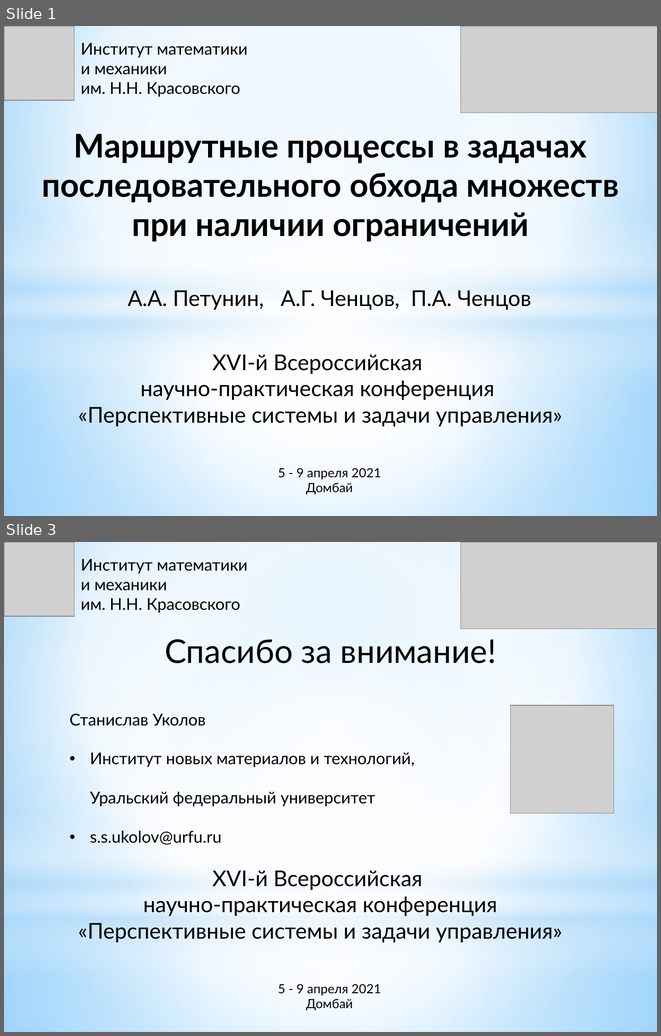
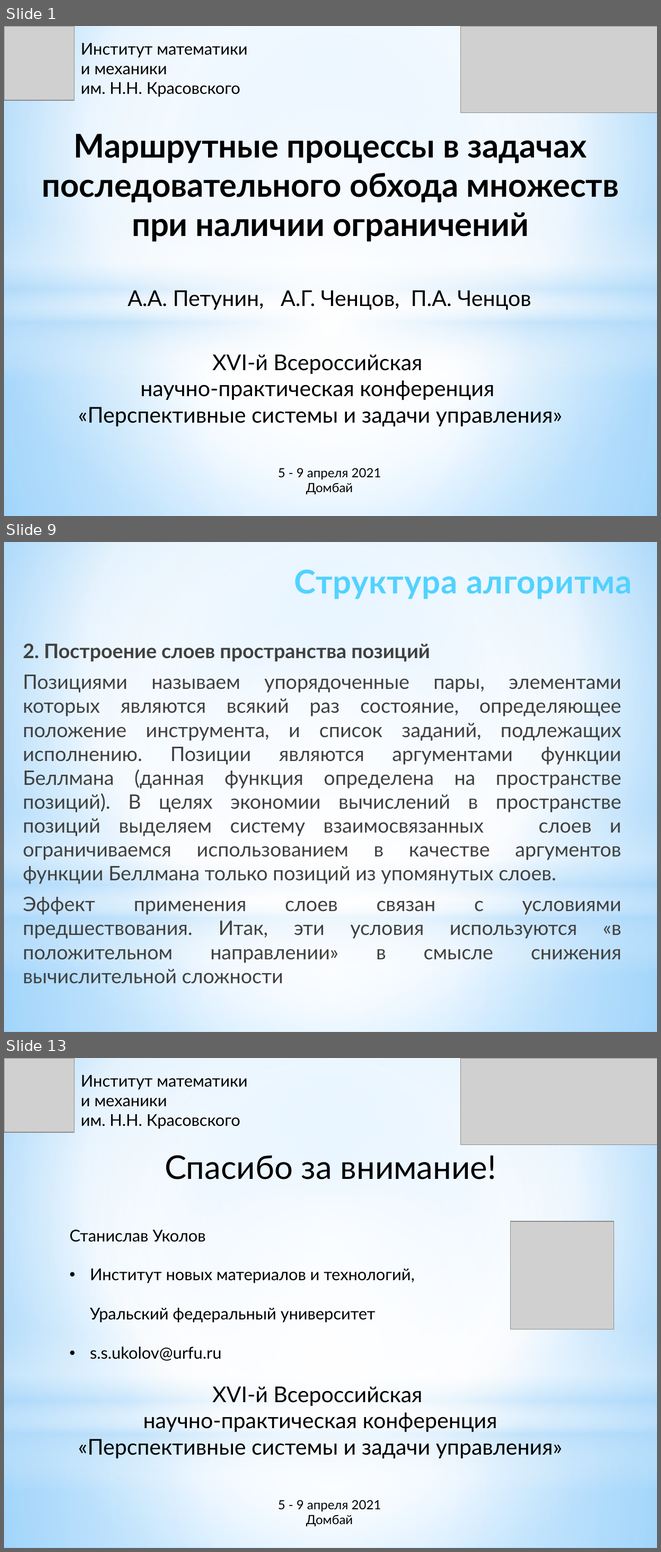
Before and after one commit to ukoloff/LaTeX, a slide deck: chentsov/dombai/docx/dombai-chentsov.pptx. Shown one above the other, each under a label of ours: slides 1 and 3 before the commit, slides 1, 9 and 13 after it; the slides between them are not shown. The pictures are 661x1036 and 661x1552 pixels, drawn with LibreOffice and Linux fonts; fonts in the diff are those of the drawing; grey boxes stand for pictures. Boxes give left, top, right and bottom in pixels: in the first picture for what was removed or moved away, otherwise in the second. Text is boxed around its words. In the diff, an @@ line names an element or a change of style, - is before the commit and + after.

```diff
--- a/chentsov/dombai/docx/dombai-chentsov.pptx
+++ b/chentsov/dombai/docx/dombai-chentsov.pptx
@@ slide 9 added at (4, 542, 657, 1032), background gradient #9ED5FF to #FFFFFF to #5BB9FF; not listed: 4 template elements that a slide beside it also shows @@
@@ text added at (294, 570, 632, 599), 36 pt, text gradient #52D2FF to #20A0CE, bold @@
+Структура алгоритма
@@ text added at (23, 643, 621, 983), 22 pt, text #404040 @@
+2. Построение слоев пространства позиций
+Позициями называем упорядоченные пары, элементами которых являются всякий раз состояние, определяющее положение инструмента, и список заданий, подлежащих исполнению. Позиции являются аргументами функции Беллмана (данная функция определена на пространстве позиций). В целях экономии вычислений в пространстве позиций выделяем систему взаимосвязанных слоев и ограничиваемся использованием в качестве аргументов функции Беллмана только позиций из упомянутых слоев.
+Эффект применения слоев связан с условиями предшествования. Итак, эти условия используются «в положительном направлении» в смысле снижения вычислительной сложности
@@ what was slide 3 is now slide 13 @@
```
Also in this commit, not shown: 10 other slides added, 1 slide removed.
